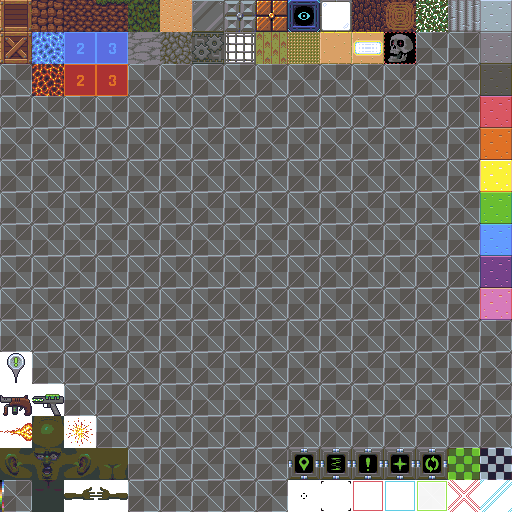
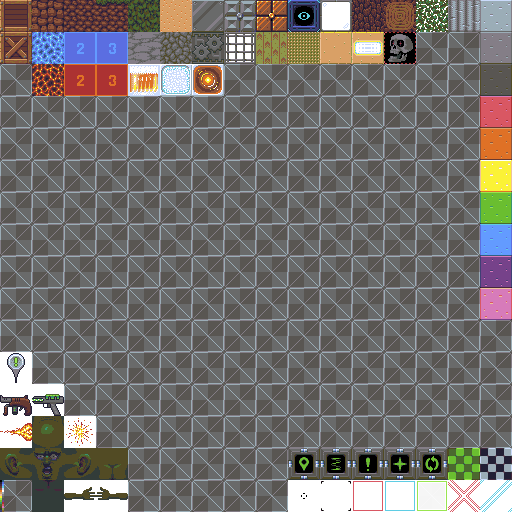
Comparing the layer stacks of the two (512, 512) images. Changes:
added layer "Beer" in group "Blocks" over [128, 64, 224, 96]
